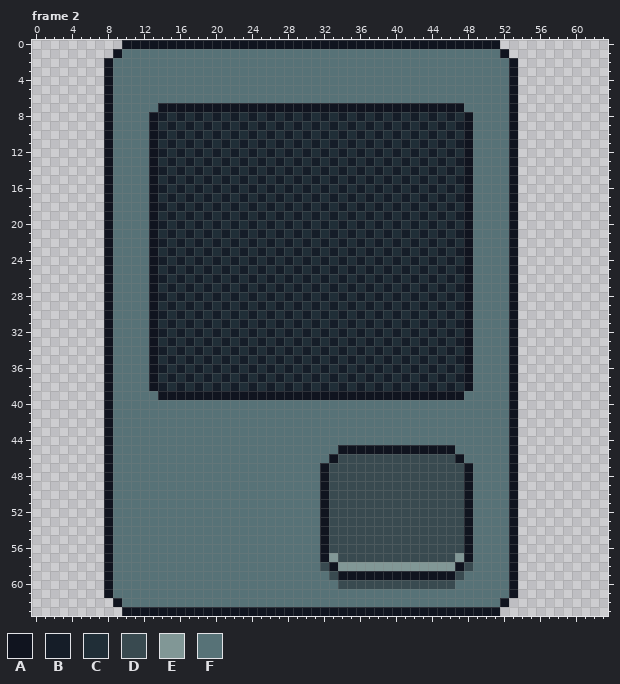
Edited in one commit: pixel-art file (Assets/Cards/Sprites/Placeholder.aseprite). Above, as it was before the edit.
64x64 pixels, 8 frames. Shown: frame 2. The commit also changed other frames, which this record leaves out.
Visible layers, top first: "Artwork", "Right Spell", "Background".
Palette (. is transparent): A #10141f  B #151d28  C #202e37  D #394a50  E #819796  F #577277
Pixels before, frame 2 (only the part around the change), first column x 12:
25 FACBCBCBCBCBCBCBCBCBCBCBCBCBCBCBCBCBAFFF
26 FABCBCBCBCBCBCBCBCBCBCBCBCBCBCBCBCBCAFFF
27 FACBCBCBCBCBCBCBCBCBCBCBCBCBCBCBCBCBAFFF
28 FABCBCBCBCBCBCBCBCBCBCBCBCBCBCBCBCBCAFFF
29 FACBCBCBCBCBCBCBCBCBCBCBCBCBCBCBCBCBAFFF
30 FABCBCBCBCBCBCBCBCBCBCBCBCBCBCBCBCBCAFFF
31 FACBCBCBCBCBCBCBCBCBCBCBCBCBCBCBCBCBAFFF
32 FABCBCBCBCBCBCBCBCBCBCBCBCBCBCBCBCBCAFFF
33 FACBCBCBCBCBCBCBCBCBCBCBCBCBCBCBCBCBAFFF
34 FABCBCBCBCBCBCBCBCBCBCBCBCBCBCBCBCBCAFFF
35 FACBCBCBCBCBCBCBCBCBCBCBCBCBCBCBCBCBAFFF
36 FABCBCBCBCBCBCBCBCBCBCBCBCBCBCBCBCBCAFFF
37 FACBCBCBCBCBCBCBCBCBCBCBCBCBCBCBCBCBAFFF
38 FABCBCBCBCBCBCBCBCBCBCBCBCBCBCBCBCBCAFFF
39 FFAAAAAAAAAAAAAAAAAAAAAAAAAAAAAAAAAAFFFF
40 FFFFFFFFFFFFFFFFFFFFFFFFFFFFFFFFFFFFFFFF
41 FFFFFFFFFFFFFFFFFFFFFFFFFFFFFFFFFFFFFFFF
42 FFFFFFFFFFFFFFFFFFFFFFFFFFFFFFFFFFFFFFFF
43 FFFFFFFFFFFFFFFFFFFFFFFFFFFFFFFFFFFFFFFF
44 FFFFFFFFFFFFFFFFFFFFFFFFFFFFFFFFFFFFFFFF
45 FFFFFFFFFFFFFFFFFFFFFFAAAAAAAAAAAAAFFFFF
46 FFFFFFFFFFFFFFFFFFFFFADDDDDDDDDDDDDAFFFF
47 FFFFFFFFFFFFFFFFFFFFADDDDDDDDDDDDDDDAFFF
48 FFFFFFFFFFFFFFFFFFFFADDDDDDDDDDDDDDDAFFF
49 FFFFFFFFFFFFFFFFFFFFADDDDDDDDDDDDDDDAFFF
50 FFFFFFFFFFFFFFFFFFFFADDDDDDDDDDDDDDDAFFF
51 FFFFFFFFFFFFFFFFFFFFADDDDDDDDDDDDDDDAFFF
52 FFFFFFFFFFFFFFFFFFFFADDDDDDDDDDDDDDDAFFF
53 FFFFFFFFFFFFFFFFFFFFADDDDDDDDDDDDDDDAFFF
54 FFFFFFFFFFFFFFFFFFFFADDDDDDDDDDDDDDDAFFF
55 FFFFFFFFFFFFFFFFFFFFADDDDDDDDDDDDDDDAFFF
56 FFFFFFFFFFFFFFFFFFFFADDDDDDDDDDDDDDDAFFF
The same view after the edit:
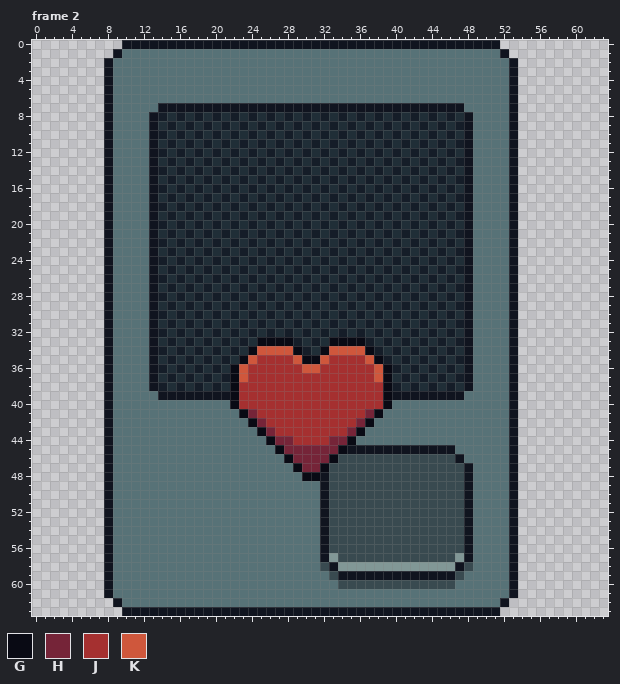
Colours new in this view: G #090a14  H #752438  J #a53030  K #cf573c
The author wrote: Add health slot sprite
Edits made:
layer "Layer 1" added
Frame 2, layer "Layer 1":
Colour A gives way to colour G in row 39 at x 22 and 39; in row 45 at x 34; in row 46 at x 33; in row 47 at x 32.
Colour B gives way to colour G in row 33 at x 25, 27, 33 and 35; in row 34 at x 24 and 32; in row 35 at x 23 and 31; in row 36 at x 22; in row 37 at x 39; in row 38 at x 22.
Colour C gives way to colour G in row 33 at x 26, 28, 34 and 36; in row 34 at x 29 and 37; in row 35 at x 30 and 38; in row 36 at x 39; in row 37 at x 22; in row 38 at x 39.
Colour F gives way to colour G in row 40 at x 22 and 39; in row 41 at x 23 and 38; in row 42 at x 24 and 37; in row 43 at x 25 and 36; in row 44 at x 26 and 35; in row 45 at x 27.
Colour F gives way to colour G in row 46 at x 28; in row 47 at x 29; in row 48 at x 30 to 31.
Colour F gives way to colour H in row 41 at x 24 and 37; in row 42 at x 25 and 36; in row 43 at x 26 and 35; in row 44 at x 27 to 28 and 33 to 34; in row 45 at x 28 to 33; in row 46 at x 29 to 32.
Colour F gives way to colour H in row 47 at x 30 to 31.
Colour A gives way to colour J in row 39 at x 23 to 38.
Colour B gives way to colour J in row 35 at x 25, 27, 33 and 35; in row 36 at x 24, 26, 28, 32, 34 and 36; in row 37 at x 25, 27, 29, 31, 33, 35 and 37; in row 38 at x 24, 26, 28, 30, 32, 34, 36 and 38.
Colour C gives way to colour J in row 35 at x 26, 28, 34 and 36; in row 36 at x 25, 27, 29, 33, 35 and 37; in row 37 at x 24, 26, 28, 30, 32, 34 and 36; in row 38 at x 23, 25, 27, 29, 31, 33, 35 and 37.
Colour F gives way to colour J in row 40 at x 23 to 38; in row 41 at x 25 to 36; in row 42 at x 26 to 35; in row 43 at x 27 to 34; in row 44 at x 29 to 32.
Colour B gives way to colour K in row 34 at x 26, 28, 34 and 36; in row 35 at x 29 and 37; in row 36 at x 30 and 38; in row 37 at x 23.
Colour C gives way to colour K in row 34 at x 25, 27, 33 and 35; in row 35 at x 24 and 32; in row 36 at x 23 and 31; in row 37 at x 38.
Changed places in both pictures, as pixel boxes (x1, y1, x2, y2):
changed: (230, 337, 392, 481)
